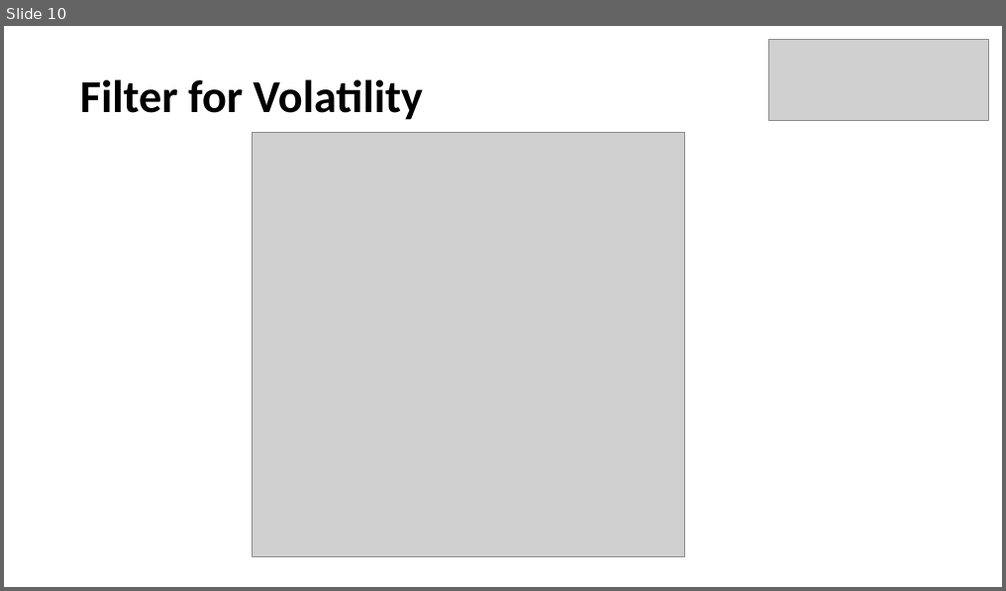
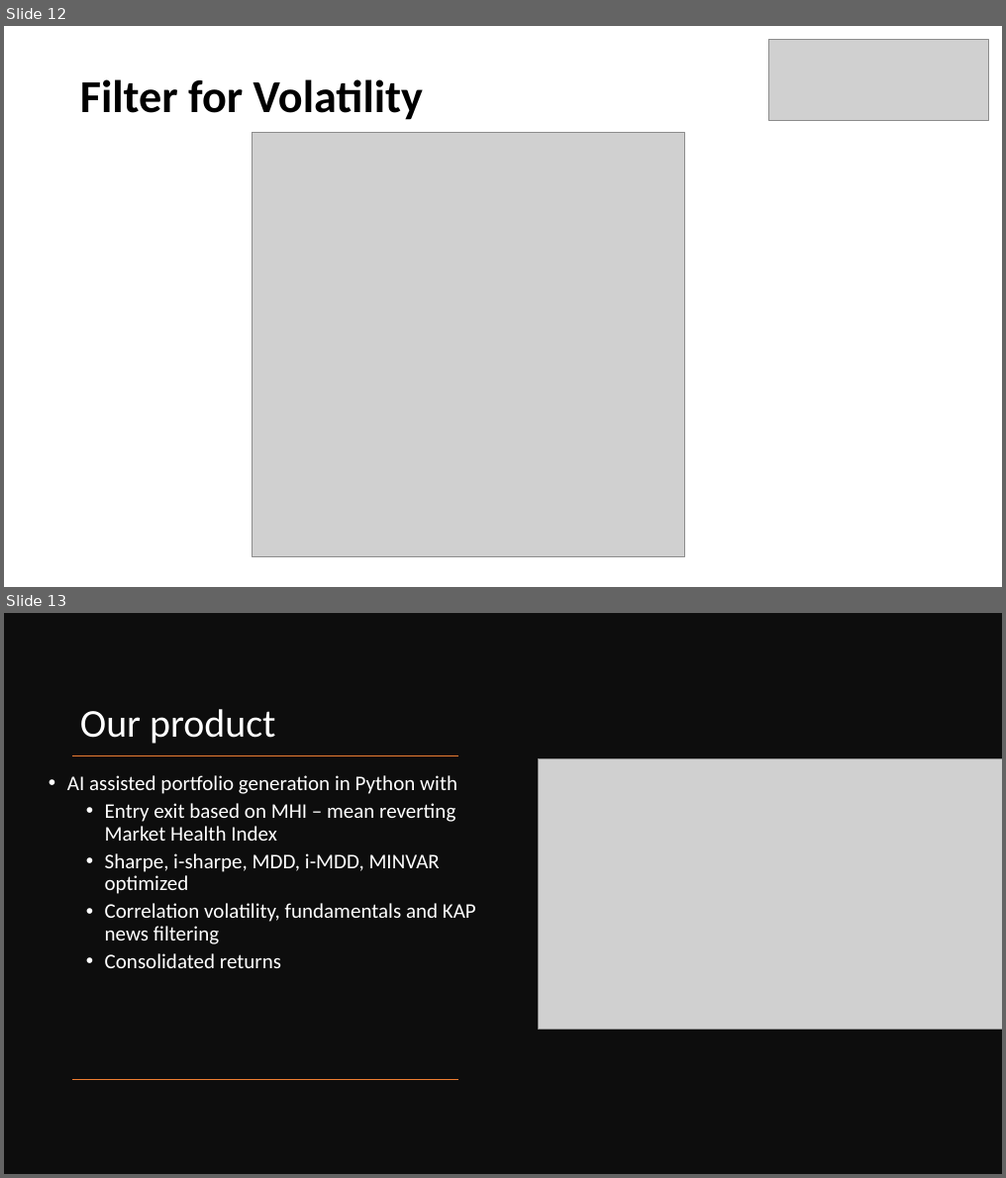
Before and after one commit to MarkovMarkowitz/MarkovMarkowitz, a slide deck: INVESTOR PRESENTATIONS/Investor Presentation v2.pptx. Shown one above the other, each under a label of ours: slide 10 before the commit, slides 12 and 13 after it. The pictures are 1006x591 and 1006x1178 pixels, drawn with LibreOffice and Linux fonts; fonts in the diff are those of the drawing; grey boxes stand for pictures. Boxes give left, top, right and bottom in pixels: in the first picture for what was removed or moved away, otherwise in the second. Text is boxed around its words. In the diff, an @@ line names an element or a change of style, - is before the commit and + after.

```diff
--- a/INVESTOR PRESENTATIONS/Investor Presentation v2.pptx
+++ b/INVESTOR PRESENTATIONS/Investor Presentation v2.pptx
@@ slide 13 added at (4, 613, 1002, 1174), background #FFFFFF @@
@@ rectangle added at (4, 613, 1002, 1174), fill #0D0D0D @@
@@ title added at (80, 709, 275, 744), 38 pt, text #FFFFFF @@
+Our product
@@ line added from (458, 756) to (72, 756), #ED7D31 1 pt @@
@@ picture added at (539, 759, 1002, 1029) @@
@@ text added at (67, 775, 476, 968), 20 pt, text #FFFFFF @@
+• AI assisted portfolio generation in Python with
+  • Entry exit based on MHI – mean reverting Market Health Index
+  • Sharpe, i-sharpe, MDD, i-MDD, MINVAR optimized
+  • Correlation volatility, fundamentals and KAP news filtering
+  • Consolidated returns
@@ line added from (458, 1080) to (72, 1080), #ED7D31 1 pt @@
@@ what was slide 10 is now slide 12 @@
```
Also in this commit, not shown: 2 slides changed, 1 other slide added, 1 other file.
